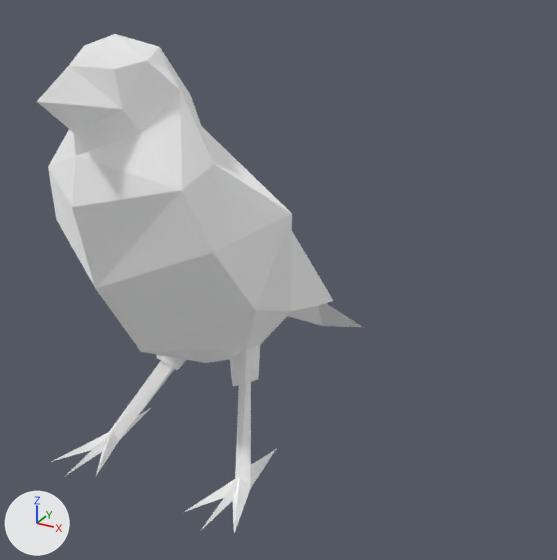
What one commit did to the glTF model public/models/polykanarie.gltf.
The view is the same before and after, from a camera (50 mm lens) standing at (0.135, -0.216, 0.161) and looking at (0.023, -0.013, 0.06). Lighting does not change. The marker at lower left points along +X, +Y and +Z. Vertices at the same position are counted once.
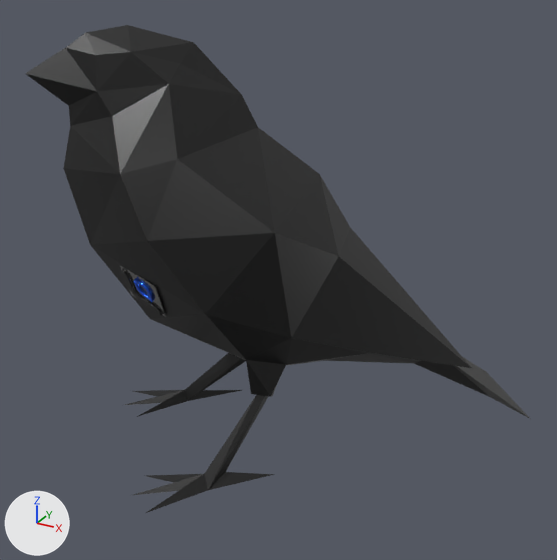
Patch to the scene script:
```diff
--- a/public/models/polykanarie.gltf.py
+++ b/public/models/polykanarie.gltf.py
@@ mat_blue @@
+mat_blue = principled_material('blue')
+mat_blue.base_color = (0.0185, 0.125, 0.831)  # blue #2563eb
+mat_blue.metallic = 0.972
+mat_blue.roughness = 0.294
@@ mat_matt_black @@
+mat_matt_black = principled_material('Matt black')
+mat_matt_black.base_color = (0.0056, 0.0056, 0.0056)  # black #111111
+mat_matt_black.roughness = 0.4
@@ mat_glass @@
+mat_glass = principled_material('glass')
+mat_glass.base_color = (0.0578, 0.0578, 0.0578)  # black #444444
+mat_glass.metallic = 0.1
+mat_glass.roughness = 0.0
+mat_glass.coat_weight = 1.0
@@ me_plane @@
 # used by ob_plane; location = (0.0, 0.0, 0.0)
-me_plane.from_pydata(...)  # 106 vertices, 208 faces; spans x -0.036..0.036, y -0.086..0.077, z 0.0..0.14
+me_plane.from_pydata(...)  # 348 vertices, 676 faces; spans x -0.036..0.036, y -0.086..0.077, z 0.0..0.14
+# me_plane part 1: a new loose piece of 78 vertices spanning x 0.004..0.012, y -0.065..-0.054, z 0.055..0.07, in mat_matt_black (black #111111)
+# me_plane part 2: a new loose piece of 78 vertices spanning x 0.009..0.012, y -0.062..-0.056, z 0.06..0.067, in mat_blue (blue #2563eb)
+# me_plane part 3: a new loose piece of 78 vertices spanning x 0.011..0.015, y -0.062..-0.056, z 0.061..0.068, in mat_blue (blue #2563eb)
+# me_plane part 4
+# 8 vertices are added at x 0.001..0.019, y -0.065..-0.053, z 0.054..0.071
+# 12 new faces join them, mat_glass (black #444444)
+# me_plane part 5: 84 faces spanning x -0.036..0.036, y -0.079..-0.016, z 0.0..0.125 switch from mat_3 (white #ffffff) to mat_matt_black (black #111111)
+# me_plane part 6: 68 faces spanning x -0.033..0.033, y -0.058..0.037, z 0.019..0.119 switch from mat_4 (white #ffffff) to mat_matt_black (black #111111)
+# me_plane part 7: 52 faces spanning x -0.029..0.029, y -0.076..0.077, z 0.0..0.14 switch from mat_2 (white #ffffff) to mat_matt_black (black #111111)
+# me_plane part 8: 4 faces spanning x -0.009..0.009, y -0.086..-0.067, z 0.118..0.134 switch from mat_1 (white #ffffff) to mat_matt_black (black #111111)
+me_plane.materials.append(mat_glass)  # black #444444
+me_plane.materials.append(mat_blue)  # blue #2563eb
@@ ob_plane @@
 ob_plane = bpy.data.objects.new('Plane', me_plane)
-ob_plane.location = (0.0, 0.0, 0.0)
+ob_plane.location = (0.0315, 0.0, 0.0)
+ob_plane.rotation_euler = (0.0, 0.0, -0.838)  # degrees (0, 0, -48)
```

Changed parts and their boxes (x1, y1, x2, y2) in the pictures (557 x 560 px):
'Plane', reshaped, moved, turned
    before: (37, 34, 364, 533)
    after: (25, 25, 529, 513)
part 1 of me_plane, added
    after: (121, 268, 163, 316)
part 2 of me_plane, added
    after: (133, 281, 152, 302)
part 3 of me_plane, added
    after: (134, 278, 154, 301)
part 4 of me_plane, added
    after: (120, 266, 166, 317)
part 5 of me_plane, recoloured
    before: (48, 90, 290, 533)
    after: (64, 84, 291, 513)
part 6 of me_plane, recoloured (white to black)
    before: (156, 97, 292, 387)
    after: (147, 94, 414, 397)
part 7 of me_plane, recoloured
    before: (69, 34, 364, 328)
    after: (66, 25, 529, 418)
part 8 of me_plane, recoloured
    before: (37, 66, 122, 133)
    after: (25, 48, 97, 106)
